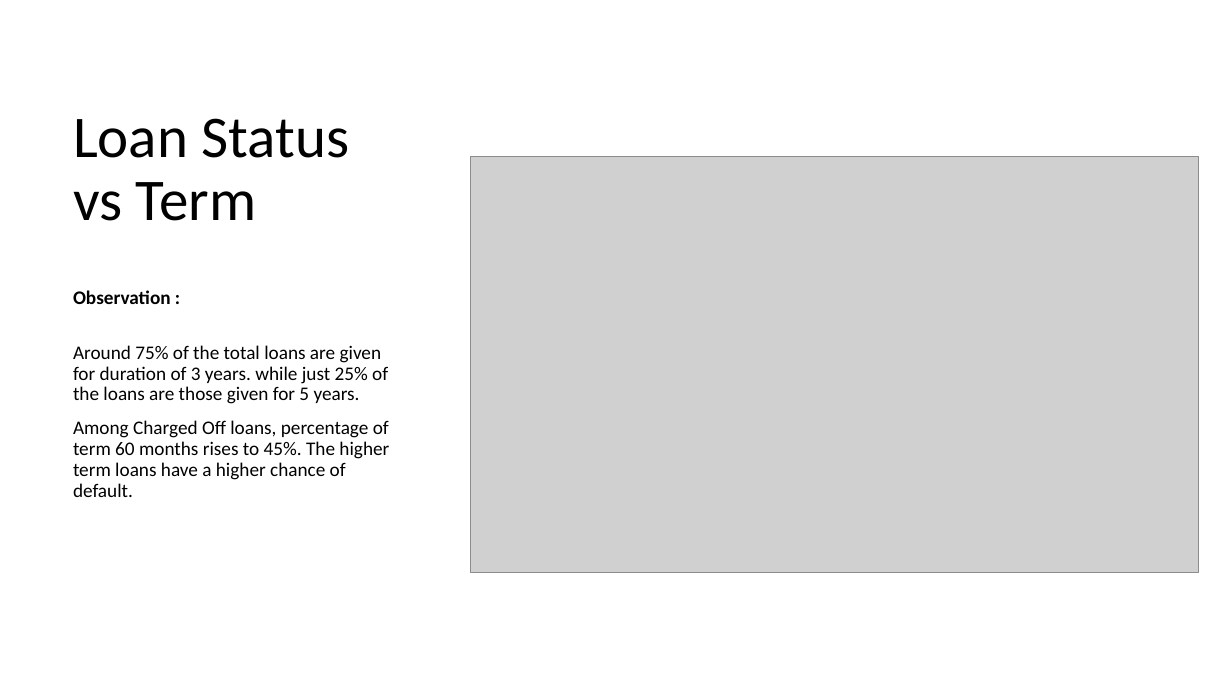
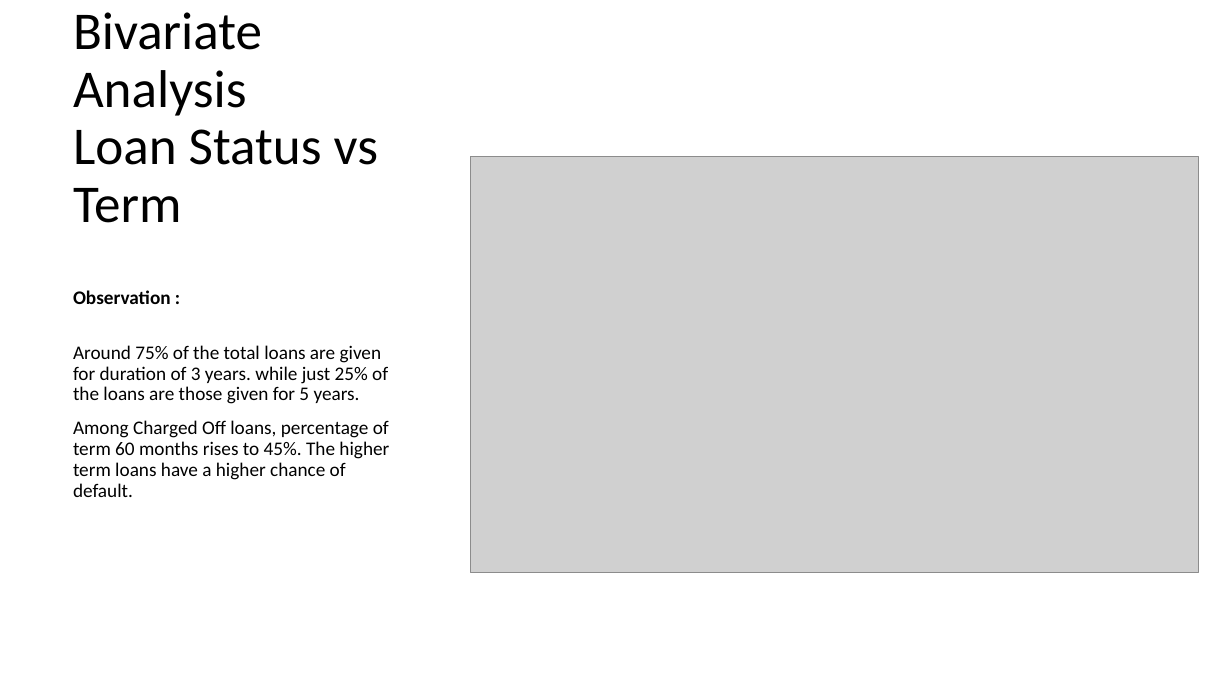
Before and after one commit to shashidharpattar007/Lending_Club_Case_Study, a slide deck: slide 12 of LendingClubCaseStudy.pptx. Drawn at 1232x693 pixels with LibreOffice and Linux fonts; fonts in the diff are those of the drawing; grey boxes stand for pictures. Boxes give left, top, right and bottom in pixels: in the first picture for what was removed or moved away, otherwise in the second. Text is boxed around its words. In the diff, an @@ line names an element or a change of style, - is before the commit and + after.

```diff
--- a/LendingClubCaseStudy.pptx
+++ b/LendingClubCaseStudy.pptx
@@ title at <box>73,12,379,223</box>: text changed; size 46 to 41.4 pt @@
-Loan Status vs Term
+Bivariate Analysis
+Loan Status vs Term
```
Also in this commit, not shown: 4 other slides changed, 3 other files.
